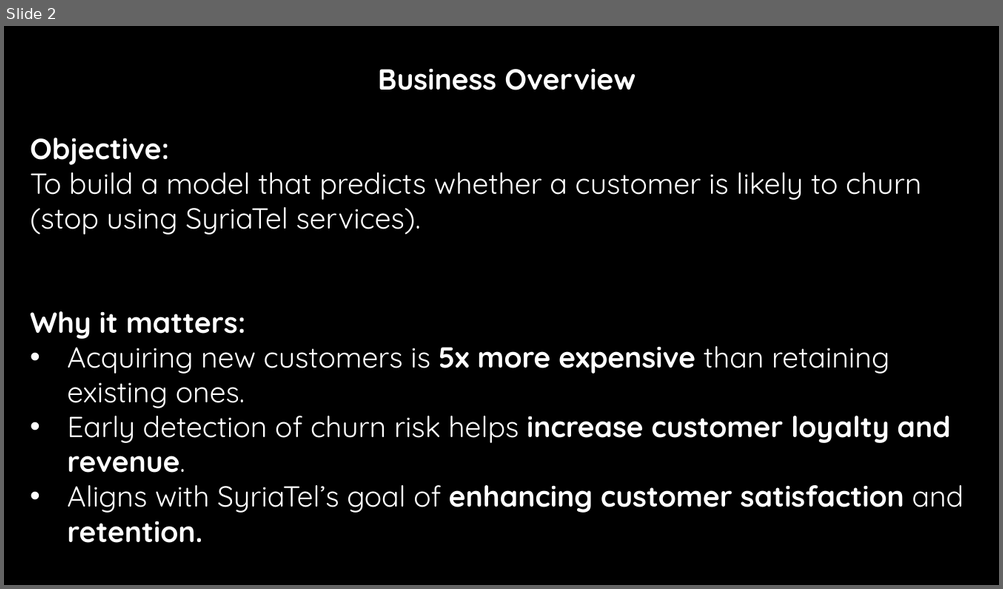
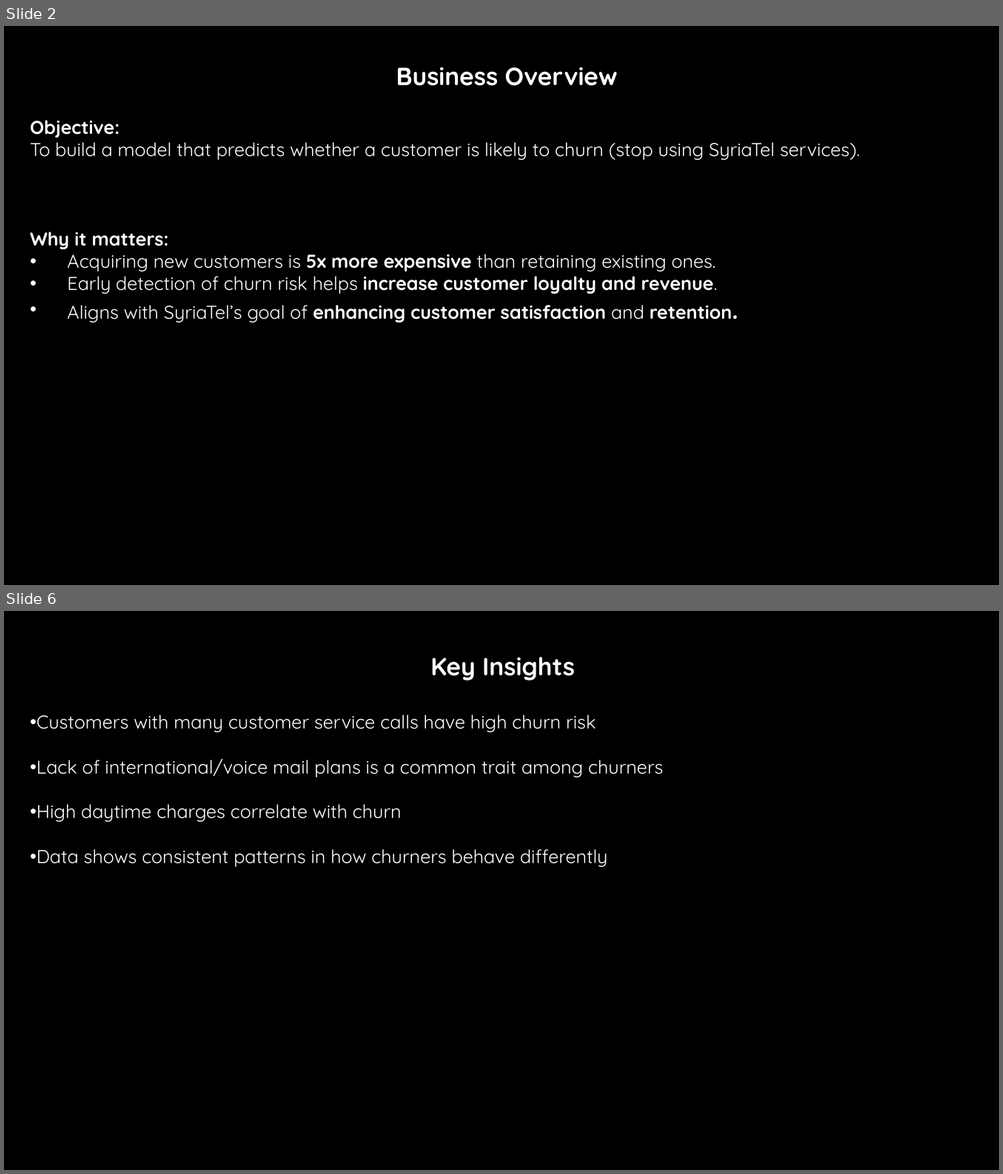
Before and after one commit to Kelvin-Shilisia/syriatel-churn-classifier, a slide deck: Churn Prediction in Telecom.pptx. Shown one above the other, each under a label of ours: slide 2 before the commit, slides 2 and 6 after it; the slides between them are not shown. The pictures are 1003x589 and 1003x1174 pixels, drawn with LibreOffice and Linux fonts; fonts in the diff are those of the drawing; background and template pictures are left out. Boxes give left, top, right and bottom in pixels: in the first picture for what was removed or moved away, otherwise in the second. Text is boxed around its words. In the diff, an @@ line names an element or a change of style, - is before the commit and + after.

```diff
--- a/Churn Prediction in Telecom.pptx
+++ b/Churn Prediction in Telecom.pptx
@@ slide 6 added at (x1=4, y1=611, x2=999, y2=1170), background #000000 @@
@@ text added at (x1=37, y1=657, x2=663, y2=867), 18 pt, text #FFFFFF @@
+Key Insights
+• Customers with many customer service calls have high churn risk
+• Lack of international/voice mail plans is a common trait among churners
+• High daytime charges correlate with churn
+• Data shows consistent patterns in how churners behave differently
@@ slide 2 changed as well @@
@@ text "Business Overview" at (x1=30, y1=67, x2=859, y2=323): size 28 to 24 pt in "Business Overview", "retention."; size 28 to 18 pt @@
```
Also in this commit, not shown: 1 other slide changed, 6 other slides added, 3 slides removed.
